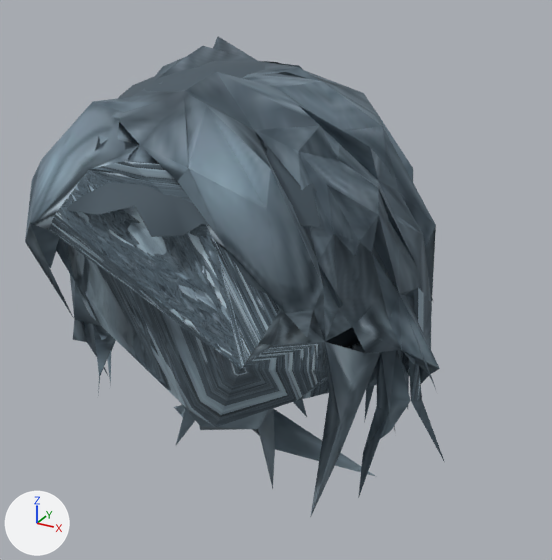
An edit to the glTF model assets/modelos/aldeao_cabelos/ondulado.glb, drawn before and after from the same camera.
One viewpoint serves both versions: a camera (50 mm lens) standing at (0.156, -0.24, 0.04) and looking at (0.009, 0.027, -0.093). The axes (+X, +Y, +Z) are drawn at lower left. The lights are the same throughout. The picture after the commit comes second. Vertices at exactly the same position are counted once.

The first picture shows 'cabelo_ondulado'.
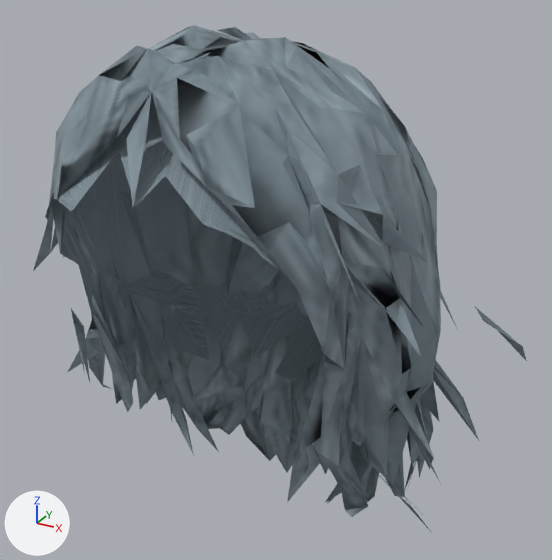
What changed in the scene script:
```text
Add img_image_0:
    img_image_0 = load_image('Image_0', '_unpacked/Image_0', 2048, 2048, 'sRGB')
Add mat_material_0_002:
    mat_material_0_002 = principled_material('Material_0.002')
    mat_material_0_002.texture = img_image_0
    mat_material_0_002.roughness = 0.8
Change me_char1_002:
    used by ob_cabelo_ondulado; location = (0.0, 0.0, 0.0)
    remove me_char1_002.from_pydata(...)  # 791 vertices, 1990 faces; spans x -0.087..0.093, y -0.062..0.1, z -0.194..0.007
    remove me_char1_002.materials.append(mat_material_1_001)  # picture img_texture_0
    remove me_char1_002.materials.append(mat_touca)  # dark blue #485762
    add me_char1_002.from_pydata(...)  # 1097 vertices, 2818 faces; spans x -0.104..0.111, y -0.059..0.085, z -0.22..0.014
    me_char1_002 part 1: the loose piece of 609 vertices spanning x -0.087..0.093, y -0.059..0.1, z -0.194..0.007 is rebuilt with 893 vertices and now spans x -0.104..0.102, y -0.059..0.085, z -0.22..0.014, in mat_material_0_002 (picture img_image_0)
    me_char1_002 part 2: 10 vertices moved within x -0.063..0.064, y -0.01..0.075, z -0.123..0.001; 146 vertices removed from x -0.064..0.064, y -0.062..0.077, z -0.134..0.0; 168 vertices added at x -0.062..0.111, y -0.058..0.076, z -0.133..-0.001
    add me_char1_002.materials.append(mat_material_0_002)  # picture img_image_0
```

Where the change shows, as pixel boxes (x1, y1, x2, y2) in the pictures (552 x 560 px; the box of a moved part takes in the faces that stretch with it):
'cabelo_ondulado', reshaped (18% wider)
    before: (25, 37, 444, 518)
    after: (33, 25, 527, 530)
part 1 of me_char1_002, rebuilt (6% wider)
    before: (25, 37, 444, 518)
    after: (33, 25, 479, 530)
part 2 of me_char1_002, moved or reshaped
    before: (67, 61, 365, 353)
    after: (45, 93, 527, 382)
